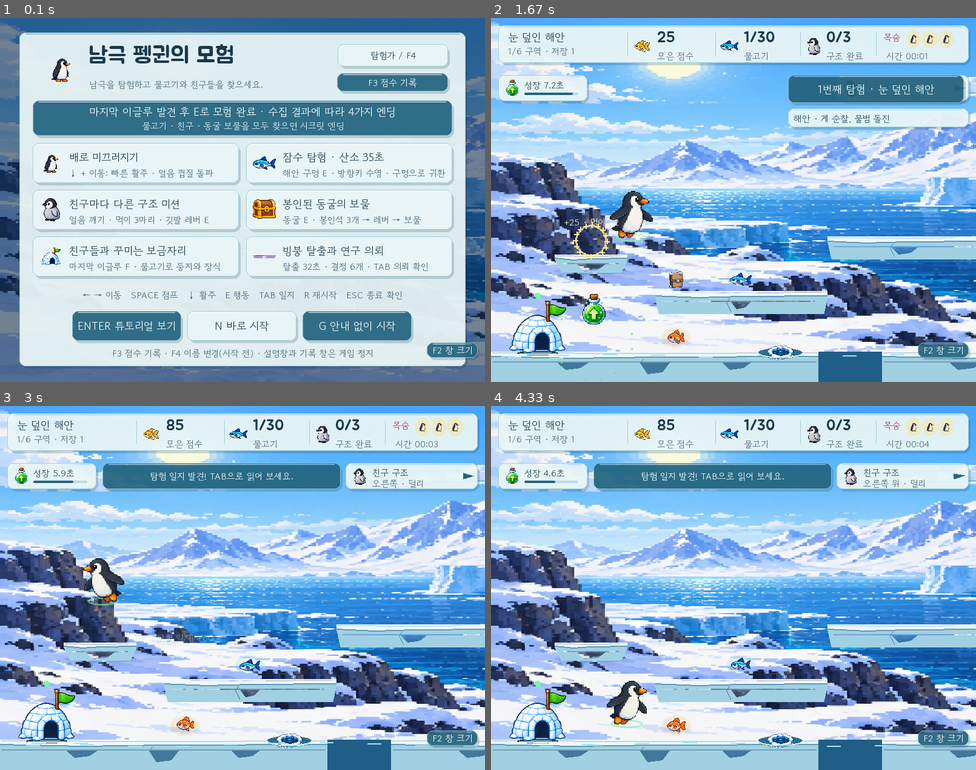
Above: before the commit, frames 1-4 (two rows, left to right).
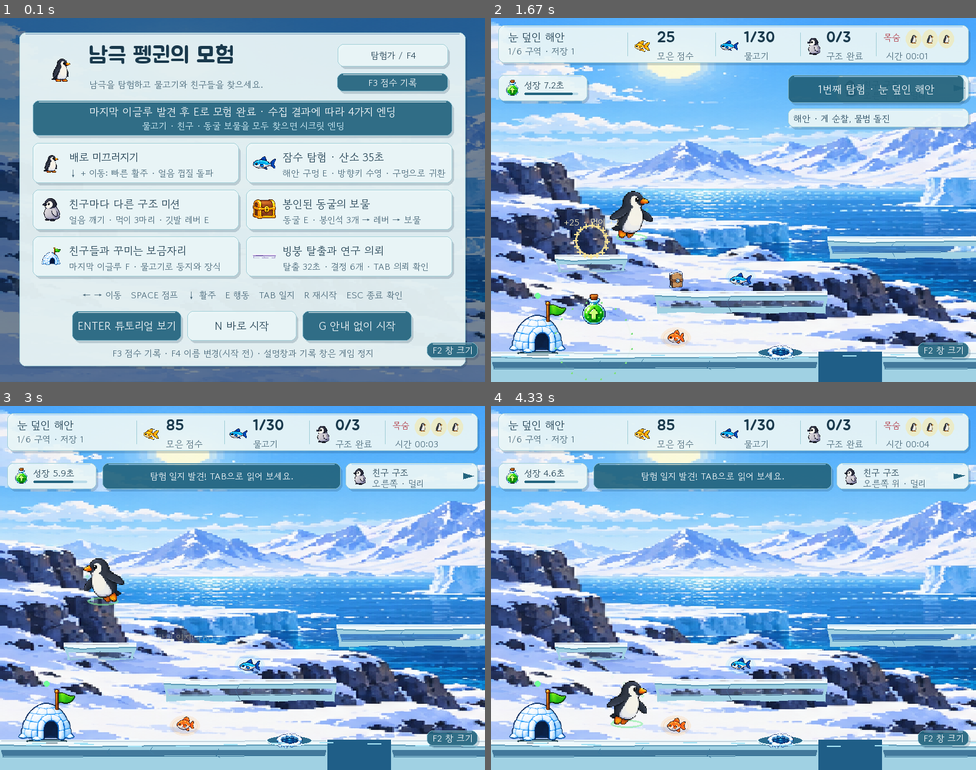
Above: after the commit, the same moments.

Repository: CJE-cpu/penguingame
Game: pygame game, started from pygame/main.py
Two runs of this game, one before a commit and one after it. Both use one fixed random seed, a clock stepped at 60 frames per second and the inputs below.
Inputs:
- Up to frame 1 (0.1 s): no input
- Up to frame 2 (1.67 s): tap G at 0.33 s; hold Right 0.67-1.13 s; hold Up 1.22-1.52 s; tap Space at 1.28, 1.62 s; hold Right from 1.55 s (still down)
- Up to frame 3 (3 s): tap Space at 1.92, 2.12, 2.42, 2.68 s; release Right at 2.02 s; hold Left 2.05-2.58 s; hold Down 2.62-2.92 s; hold Left from 2.95 s (still down)
- Up to frame 4 (4.33 s): tap Space at 3.02, 3.32, 3.45, 3.85, 4.15 s; release Left at 3.35 s; hold Up 3.38-3.75 s; hold Right from 3.78 s (still down)

The runs differ from the first frame. In frame 1, less than 0.1% of the frame differs, in the area x 52-57%, y 65-66%; in frame 2, 3.1%; in frame 3, 3.1%; in frame 4, 3.1%, in the area x 0-100%, y 62-98%.

Commit message:
Rework stomp combat and ice platforms

Diff:
--- a/pygame/boss.py
+++ b/pygame/boss.py
@@ -291,6 +291,7 @@
         self.direction = -1
         self.flash = 0.0
         self.snowballs = []
+        self.contact_grace = 0.0
 
     def start(self):
         if self.active or self.defeated:
@@ -309,6 +310,7 @@
         self.hits = 0
         self.attack_count = 0
         self.snowballs.clear()
+        self.contact_grace = 0.0
         self.rect.center = (self.arena.centerx, self.floor_y-180)
         self.position.update(self.rect.center)
 
@@ -353,6 +355,10 @@
         box = pg.Rect(0, 0, 104, 54)
         box.center = (self.rect.centerx, self.rect.centery+5)
         return box
+
+    def can_damage_player(self):
+        return (self.active and not self.defeated and not self.contact_grace
+                and self.state in ('hover', 'carry', 'dive'))
 
     def projectile_hitbox(self):
         """A forgiving target for returned snowballs, separate from contact."""
@@ -401,6 +407,7 @@
 
     def update(self, dt, player):
         self.flash = max(0.0, self.flash-dt)
+        self.contact_grace = max(0.0, self.contact_grace-dt)
         projectile_event = self._update_snowballs(dt)
         if projectile_event:
             return projectile_event
@@ -445,6 +452,7 @@
                 self.position.update(self.rect.center)
                 self.state = 'stunned'
                 self.timer = 1.35
+                self.contact_grace = 0.35
                 return 'impact'
         elif self.state == 'stunned' and not self.timer:
             self.state = 'hover'
--- a/pygame/enemies.py
+++ b/pygame/enemies.py
@@ -31,13 +31,23 @@
         self.respawn_safe = 0.0
         self.flipped_frames = {}
 
-    def hitbox(self):
-        """Collision follows the opaque body instead of transparent corners."""
-        inset = {'crab': (4, 3), 'seal': (7, 3),
-                 'skua': (6, 6), 'spirit': (4, 3)}[self.kind]
+    def damage_hitbox(self):
+        """Torso-only contact area used when the enemy hurts the player."""
+        inset = {'crab': (5, 5), 'seal': (9, 5),
+                 'skua': (8, 8), 'spirit': (5, 5)}[self.kind]
         box = self.rect.inflate(-inset[0]*2, -inset[1]*2)
         box.bottom = self.rect.bottom
         return box
+
+    def stomp_hitbox(self):
+        """A shallow, forgiving band over the visible head/back."""
+        side = {'crab': 4, 'seal': 8, 'skua': 7, 'spirit': 4}[self.kind]
+        height = {'crab': 10, 'seal': 11, 'skua': 12, 'spirit': 11}[self.kind]
+        return pg.Rect(self.rect.left+side, self.rect.top-3,
+                       self.rect.width-side*2, height)
+
+    def hitbox(self):
+        return self.damage_hitbox()
 
     def update(self, dt, player=None):
         self.previous_top = self.rect.top
--- a/pygame/main.py
+++ b/pygame/main.py
@@ -776,14 +776,31 @@
             visual_height = max(height, profile_heights.get(variant, 64))
             surface = pg.Surface((width, visual_height), pg.SRCALPHA)
             cap, body, shadow = self.platform_palettes[kind]
-            inset = 0 if ground else (7 if variant == 'normal' else 11)
-            pg.draw.polygon(surface, body,
-                            [(0, 6), (width, 6),
-                             (max(0, width-inset), visual_height-1),
-                             (min(width, inset), visual_height-1)])
-            # A wide, gently uneven snow lip gives the shelves a natural
-            # platform-game silhouette without filling them with busy detail.
-            dip = 7 if width < 130 else 9
+            inset = 0 if ground else (4 if variant == 'normal' else 6)
+            dip = 10 if ground else 9
+            if ground:
+                silhouette = [(0, 6), (width, 6),
+                              (width, visual_height-1), (0, visual_height-1)]
+            else:
+                underside = []
+                step = 34 if variant == 'thin' else 46
+                for x in range(width-inset, inset-1, -step):
+                    depth = visual_height-1-(3 if (x//step)%2 else 0)
+                    underside.append((x, depth))
+                if not underside or underside[-1][0] != inset:
+                    underside.append((inset, visual_height-2))
+                silhouette = [(0, 6), (width, 6),
+                              (width-inset, visual_height*2//3)] + underside + [
+                                  (inset, visual_height*2//3)]
+            pg.draw.polygon(surface, body, silhouette)
+            inner_top = min(visual_height-3, dip+7)
+            pg.draw.polygon(surface, (*cap[:3], 42),
+                            [(inset+2, inner_top), (width-inset-3, inner_top),
+                             (width-inset-5, min(visual_height-2, inner_top+8)),
+                             (inset+5, min(visual_height-2, inner_top+10))])
+            pg.draw.line(surface, (*shadow, 70),
+                         (inset+4, min(visual_height-3, inner_top+11)),
+                         (width-inset-5, min(visual_height-3, inner_top+9)), 1)
             cap_points = [(0, 0), (width, 0), (width, dip-2),
                           (width*3//4, dip), (width//2, dip-1),
                           (width//4, dip+1), (0, dip-2)]
@@ -793,24 +810,14 @@
             pg.draw.lines(surface, shadow, False,
                           [(0, dip-2), (width//4, dip+1),
                            (width//2, dip-1), (width, dip-2)], 2)
-            # A restrained inner ice band and broad facets add material detail
-            # while keeping the walkable edge easy to read.
-            band_y = min(visual_height-4, dip+7)
-            pg.draw.line(surface, (*cap[:3], 105),
-                         (inset+3, band_y), (width-inset-4, band_y), 2)
-            facet_count = min(3, max(1, width//150))
+            band_y = min(visual_height-4, dip+5)
+            facet_count = min(2, max(1, width//190))
             for facet in range(facet_count):
                 center = (facet+1)*width//(facet_count+1)
-                span = 13+(center+width)%17
-                bottom = min(visual_height-4, band_y+10+(facet%2)*7)
-                pg.draw.polygon(surface, (*cap[:3], 42),
-                                [(center-span, band_y+2),
-                                 (center+span, band_y+1),
-                                 (center+span//2, bottom),
-                                 (center-span//2, bottom+3)])
-                pg.draw.line(surface, (*shadow, 92),
-                             (center-span//2, bottom+3),
-                             (center+span//2, bottom), 1)
+                bottom = min(visual_height-4, band_y+9+(facet%2)*5)
+                pg.draw.lines(surface, (*shadow, 105), False,
+                              [(center, band_y), (center-4, bottom-3),
+                               (center+2, bottom)], 1)
             # One broad seam per long shelf adds depth without a noisy pattern.
             if width >= 145:
                 seam_x = width // 2 + (17 if width % 3 else -19)
@@ -1265,21 +1272,28 @@
                 self.feedback.emit(self.skua_boss.rect.midtop,
                                    f'눈덩이 명중 {self.skua_boss.hits}/{self.skua_boss.MAX_HITS}',
                                    (174, 235, 249))
-        if (self.skua_boss.active and not self.invincible
-                and (self.skua_boss.snowball_hits(self.player)
-                     or (self.skua_boss.state not in ('stunned', 'hit')
-                         and self.player.colliderect(self.skua_boss.body_hitbox())))):
+        skua_projectile_hit = (not self.invincible and self.skua_boss.active
+                               and self.skua_boss.snowball_hits(self.player))
+        skua_body_hit = (not self.invincible and self.skua_boss.can_damage_player()
+                         and self.player.colliderect(self.skua_boss.body_hitbox()))
+        if skua_projectile_hit or skua_body_hit:
             self.combat.hit(self.player, self.skua_boss)
             self.feedback.emit(self.player.midtop, '갈매기에게 피격!', (255, 133, 125))
             return
         # Descending from above is a stomp; side and upward contact cause damage.
         for enemy in list(self.enemies):
-            enemy_hitbox = enemy.hitbox()
-            if not self.player.colliderect(enemy_hitbox):
+            damage_box = enemy.damage_hitbox()
+            stomp_box = enemy.stomp_hitbox()
+            can_stomp = (self.velocity_y > 0
+                         and previous_bottom <= stomp_box.top+5
+                         and self.player.bottom >= stomp_box.top
+                         and self.player.right > stomp_box.left
+                         and self.player.left < stomp_box.right)
+            if not (self.player.colliderect(damage_box) or can_stomp):
                 continue
             if enemy.respawn_safe:
                 continue
-            if self.effects['grow'] or (self.velocity_y > 0 and previous_bottom <= enemy_hitbox.top + 5):
+            if self.effects['grow'] or can_stomp:
                 self.enemies.remove(enemy)
                 self.combat.defeat(enemy, self.enemy_images)
                 self.score += enemy.points
--- a/pygame/test_game.py
+++ b/pygame/test_game.py
@@ -1674,10 +1674,14 @@
 
     def test_enemy_hitboxes_exclude_transparent_edges_and_clear_platform(self):
         for enemy in self.game.enemies:
-            hitbox = enemy.hitbox()
+            hitbox = enemy.damage_hitbox()
+            stomp = enemy.stomp_hitbox()
             self.assertLess(hitbox.width, enemy.rect.width)
             self.assertLess(hitbox.height, enemy.rect.height)
             self.assertEqual(hitbox.bottom, enemy.rect.bottom)
+            self.assertLess(stomp.height, hitbox.height)
+            self.assertLess(stomp.top, enemy.rect.top)
+            self.assertGreater(stomp.width, 0)
             if enemy.kind != 'skua':
                 support = min(self.game.platforms,
                               key=lambda platform: abs(platform.top-enemy.rect.bottom))
@@ -1691,6 +1695,21 @@
         self.assertTrue(boss.rect.contains(projectile))
         self.assertLess(body.width, projectile.width)
         self.assertLess(body.height, projectile.height)
+
+    def test_skua_contact_only_hurts_during_active_attack_states(self):
+        boss = self.game.skua_boss
+        boss.active = True
+        boss.defeated = False
+        boss.contact_grace = 0.0
+        for state in ('hover', 'carry', 'dive'):
+            boss.state = state
+            self.assertTrue(boss.can_damage_player())
+        for state in ('warning', 'stunned', 'hit'):
+            boss.state = state
+            self.assertFalse(boss.can_damage_player())
+        boss.state = 'dive'
+        boss.contact_grace = 0.35
+        self.assertFalse(boss.can_damage_player())
 
     def test_backgrounds_blend_well_before_region_boundary(self):
         game = self.game
Not shown, removed: web/public/game/browser-game-1792389743.apk
Not shown, added: web/public/game/browser-game-1792390743.apk
Not shown, changed: web/public/game/index.html
